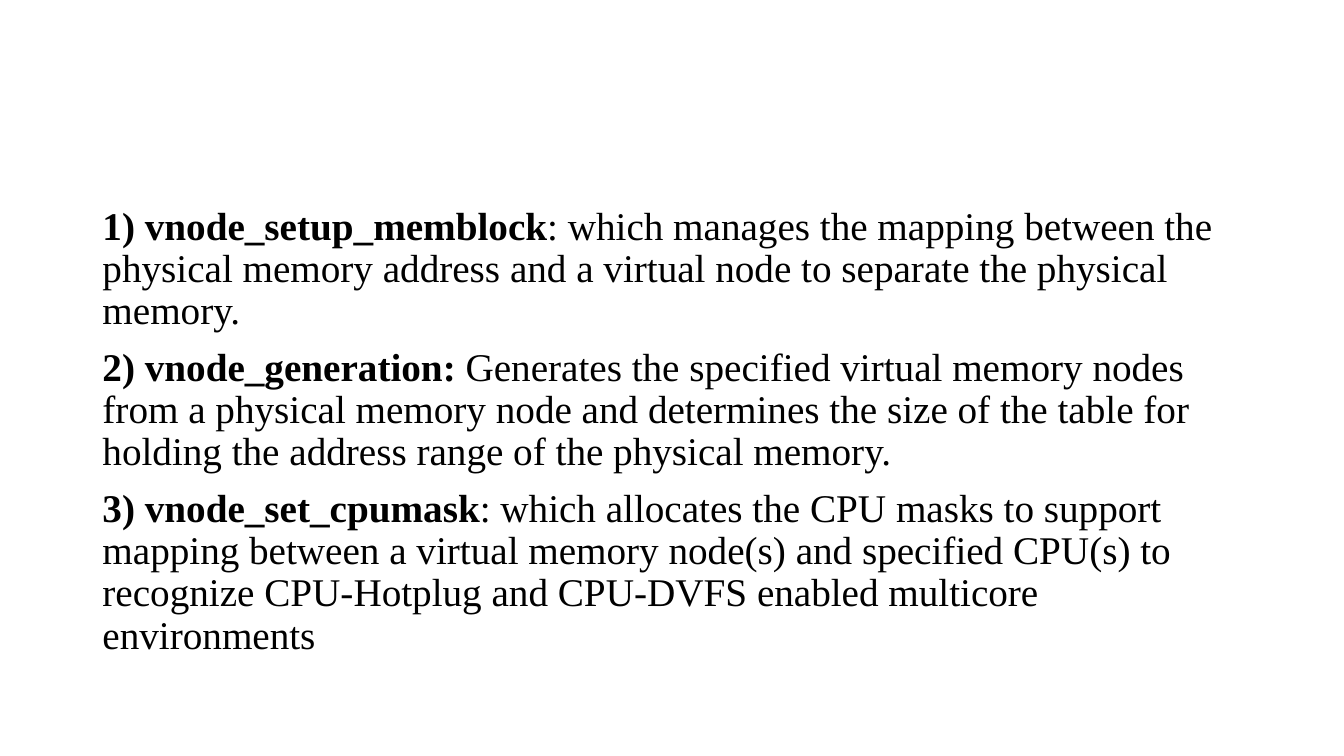
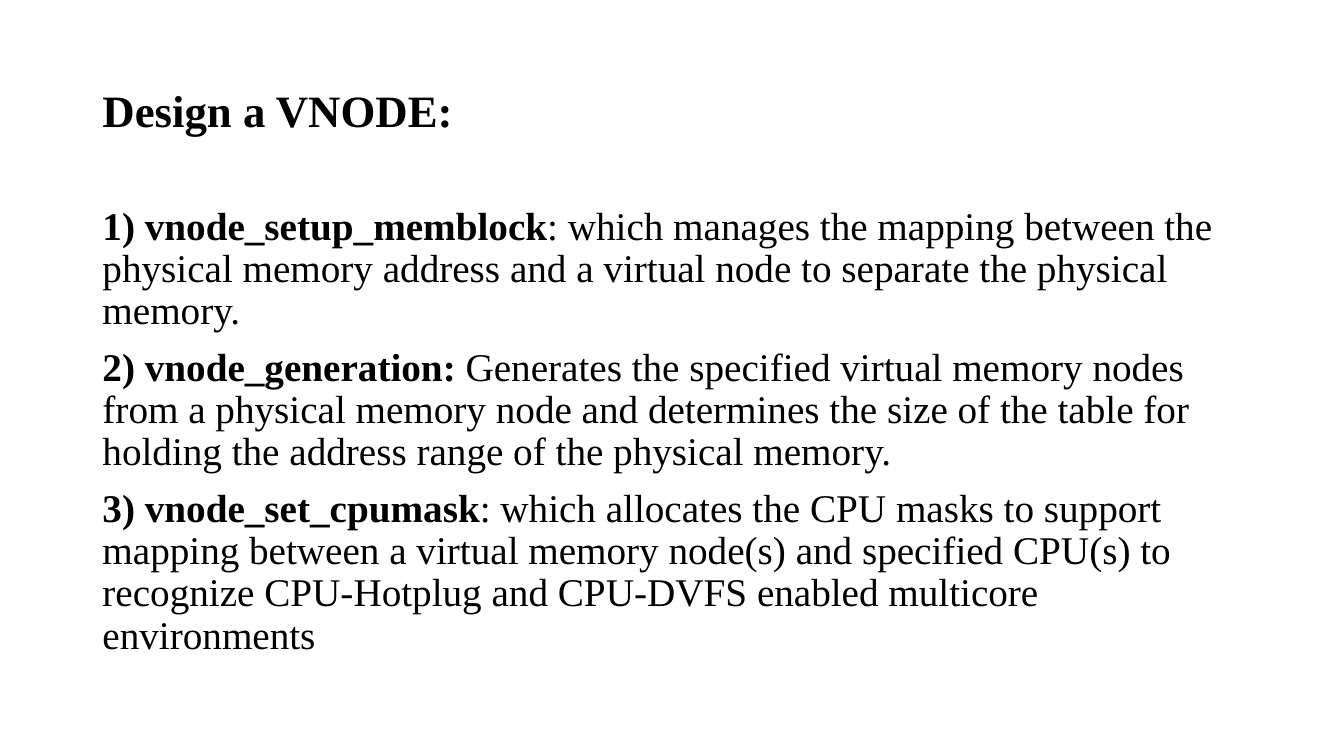
Before and after one commit to chaitanya-40/Virtual-Nodes-Partitioning-to-improve-performance-in-mobile-platform, a slide deck: slide 7 of presentation paper.pptx. Drawn at 1344x756 pixels with LibreOffice and Linux fonts; fonts in the diff are those of the drawing. Boxes give left, top, right and bottom in pixels: in the first picture for what was removed or moved away, otherwise in the second. Text is boxed around its words. In the diff, an @@ line names an element or a change of style, - is before the commit and + after.

```diff
--- a/presentation paper.pptx
+++ b/presentation paper.pptx
@@ title added at bbox=[102, 96, 453, 137], 32 pt, text #000000, bold @@
+Design a VNODE:
```
Also in this commit, not shown: 2 slides added, 1 other file.
